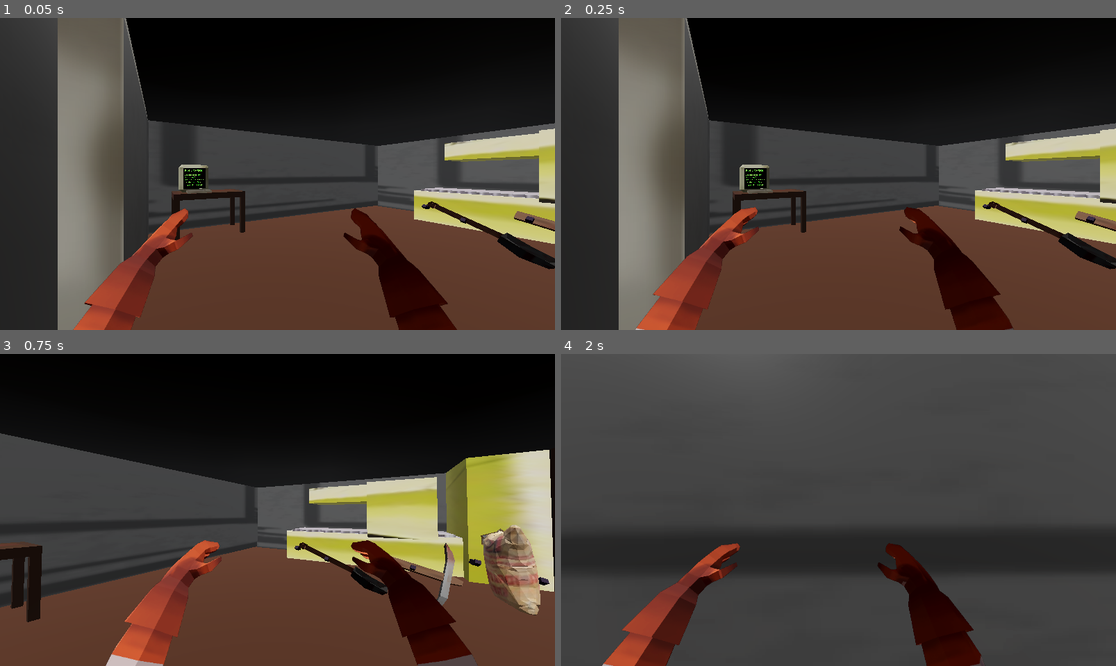
Above: before the commit, frames 1-4 (two rows, left to right).
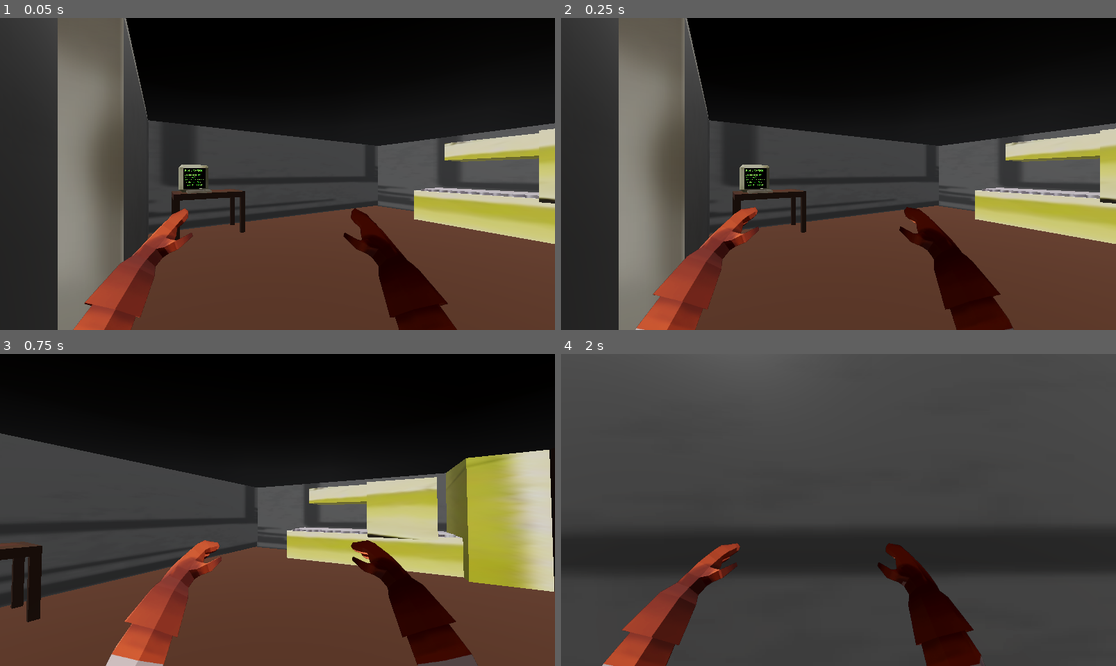
Above: after the commit, the same moments.

Repository: senseibobo/lesinar
Game: Godot game, scene res://world/world.tscn
Same seed, same stepped clock (60 frames per second), same inputs: the game is played once before the commit and once after it. The engine's default icon, where the game draws it, is replaced by a stand-in: a white triangle on a blue panel in a dark square.
Inputs (mouse positions are in pixels of both pictures, inside the frame that each line leads up to):
- Up to frame 1 (0.05 s): no input
- Up to frame 2 (0.25 s): no input
- Up to frame 3 (0.75 s): move the mouse to (305, 510) at 0.52 s; hold W (up) from 0.53 s (still down); tap E (interact) at 0.6 s
- Up to frame 4 (2 s): keep holding W (up); move the mouse to (810, 510) at 1.27 s; tap E (interact) at 1.35 s

The runs differ from the first frame. In frame 1, 1.0% of the frame differs, in the area x 75-100%, y 58-81%; in frame 2, 1.0%; in frame 3, 3.1%, in the area x 53-99%, y 54-84%; in frame 4, nothing differs.

Commit message:
removing corpses from graves

Diff:
--- a/corpse/corpse.gd
+++ b/corpse/corpse.gd
@@ -1,2 +1,5 @@
 class_name Corpse
 extends Node3D
+
+
+var corpse_info: CorpseInfo
--- a/graves/grave.gd
+++ b/graves/grave.gd
@@ -20,6 +20,7 @@
 	var corpse_instance: Corpse
 	if corpse_info:
 		corpse_instance = corpse_info.scene.instantiate()
+		corpse_instance.corpse_info = corpse_info
 		_add_corpse_instance(corpse_instance)
 	corpse_instances.append(corpse_instance)
 	corpse_added.emit()
@@ -31,7 +32,17 @@
 	corpses_inside -= 1
 	_remove_top_corpse_instance.call_deferred()
 	corpse_removed.emit()
-	return false
+	return true
+
+
+func get_top_corpse_instance() -> Corpse:
+	if corpse_instances.size() == 0: return null
+	return corpse_instances[-1]
+
+
+func get_top_corpse_info() -> CorpseInfo:
+	if corpse_instances.size() == 0: return null
+	return corpse_instances[-1].corpse_info
 
 
 func _remove_top_corpse_instance():
--- a/graves/jama/jama_grave.gd
+++ b/graves/jama/jama_grave.gd
@@ -11,10 +11,6 @@
 		corpse_containers.append(container)
 
 
-func _free_corpse_instance(corpse_instance: Corpse):
-	pass
-
-
 func _add_corpse_instance(corpse_instance: Corpse):
 	var container: Node3D = corpse_containers[corpses_inside-1]
 	container.add_child(corpse_instance)
--- a/graves/normal/normal_grave.gd
+++ b/graves/normal/normal_grave.gd
@@ -6,6 +6,8 @@
 @export var audio_player: AudioStreamPlayer3D
 @export var marker: Marker3D
 @export var dirt_mesh_instance: MeshInstance3D
+
+var tween: Tween
 
 
 func add_corpse(corpse_info: CorpseInfo = null) -> bool:
@@ -22,6 +24,16 @@
 	audio_player.play()
 	marker.add_child(corpse_instance)
 	corpse_instance.position.y += 2.0
-	var tween = corpse_instance.create_tween().set_ease(Tween.EASE_IN).set_trans(Tween.TRANS_QUAD).set_parallel()
+	if tween and tween.is_running(): tween.kill()
+	tween = corpse_instance.create_tween().set_ease(Tween.EASE_IN).set_trans(Tween.TRANS_QUAD).set_parallel()
 	tween.tween_property(corpse_instance, "position:y", marker.position.y, 1.0)
-	tween.tween_property(dirt_mesh_instance, "position:y", dirt_mesh_instance.position.y + 1.0, 2.5)
+	tween.tween_property(dirt_mesh_instance, "position:y", 0.0, 1.5)
+
+
+func _free_corpse_instance(corpse_instance: Corpse):
+	print("free")
+	super(corpse_instance)
+	if tween and tween.is_running(): tween.kill()
+	tween = create_tween().set_ease(Tween.EASE_OUT).set_trans(Tween.TRANS_QUAD).set_parallel()
+	tween.tween_property(dirt_mesh_instance, "position:y", -1.0, 1.0)
+	print(tween)
--- a/player/player.gd
+++ b/player/player.gd
@@ -102,7 +102,6 @@
 func interact_input():
 	check_label()
 	if Input.is_action_just_pressed("interact") and raycast.is_colliding():
-		print(raycast.get_collider().name)
 		if raycast.get_collider() is Kuka:
 			label.visible = true
 			right_hand_anim.stop()
@@ -125,12 +124,20 @@
 			audio_player.stream = grab_sound
 			audio_player.play()
 			take_corpse(raycast.get_collider())
-		elif raycast.get_collider() is Grave and holding_corpse:
+		elif raycast.get_collider() is Grave:
 			label.visible = true
 			var grave: Grave = raycast.get_collider()
-			if grave.add_corpse(held_corpse_info):
-				ScoreManager.on_corpse_disposed(held_corpse_info, grave)
-				dispose_corpse()
+			if holding_corpse:
+				if grave.add_corpse(held_corpse_info):
+					ScoreManager.on_corpse_disposed(held_corpse_info, grave)
+					dispose_corpse()
+			else:
+				if grave.remove_corpse():
+					var corpse_info: CorpseInfo = grave.get_top_corpse_info()
+					take_corpse_info(corpse_info)
+					left_hand_anim.stop()
+					left_hand_anim.play("GRAB")
+					ScoreManager.on_corpse_removed(corpse_info, grave)
 
 
 func check_label():
@@ -139,8 +146,12 @@
 			label.visible = true
 		elif raycast.get_collider() is Fioka and !holding_corpse:
 			label.visible = true
-		elif raycast.get_collider() is Grave and holding_corpse:
-			label.visible = true
+		elif raycast.get_collider() is Grave:
+			var grave: Grave = raycast.get_collider() as Grave
+			if grave.corpses_inside >= grave.max_corpses and holding_corpse:
+				label.visible = false
+			if grave.corpses_inside > 0 and not holding_corpse:
+				label.visible = true
 		else:
 			label.visible = false
 	else:
@@ -178,10 +189,15 @@
 func take_corpse(fioka: Fioka):
 	var corpse_info = fioka.take_corpse()
 	if corpse_info != null:
-		holding_corpse = true
-		held_corpse_instance = corpse_info.scene.instantiate()
-		held_corpse_info = corpse_info
-		left_hand.add_child(held_corpse_instance)
+		take_corpse_info(corpse_info)
+
+
+func take_corpse_info(corpse_info: CorpseInfo):
+	holding_corpse = true
+	held_corpse_instance = corpse_info.scene.instantiate()
+	held_corpse_info = corpse_info
+	left_hand.add_child(held_corpse_instance)
+
 
 func move_to_start():
 	global_position = start_pos
--- a/score/score_manager.gd
+++ b/score/score_manager.gd
@@ -42,6 +42,13 @@
 	score_updated.emit(score)
 
 
+func on_corpse_removed(corpse_info: CorpseInfo, grave: Grave):
+	score -= corpse_info.value * grave.value_multiplier
+	corpses_disposed -= 1
+	corpses_disposed_updated.emit(corpses_disposed)
+	score_updated.emit(score)
+
+
 func on_grave_dug(grave: Grave):
 	graves_dug += 1
 	graves_dug_updated.emit(graves_dug)
--- a/world/world.tscn
+++ b/world/world.tscn
@@ -1223,7 +1223,7 @@
 shape = SubResource("BoxShape3D_ccdma")
 
 [node name="ToolWall" parent="Kuca" instance=ExtResource("21_o3nne")]
-transform = Transform3D(-0.574018, 0, -5.01822e-08, 0, 0.574018, 0, 5.01822e-08, 0, -0.574018, 15.0629, 0.809688, 37.6701)
+transform = Transform3D(-0.574018, 0, -5.01822e-08, 0, 0.574018, 0, 5.01822e-08, 0, -0.574018, 12.2262, 0.809688, 29.4181)
 
 [node name="MeshInstance3D" type="MeshInstance3D" parent="Kuca"]
 transform = Transform3D(1, 0, 0, 0, 1, 0, 0, 0, 1, 15.8293, -0.0245121, 39.0752)
